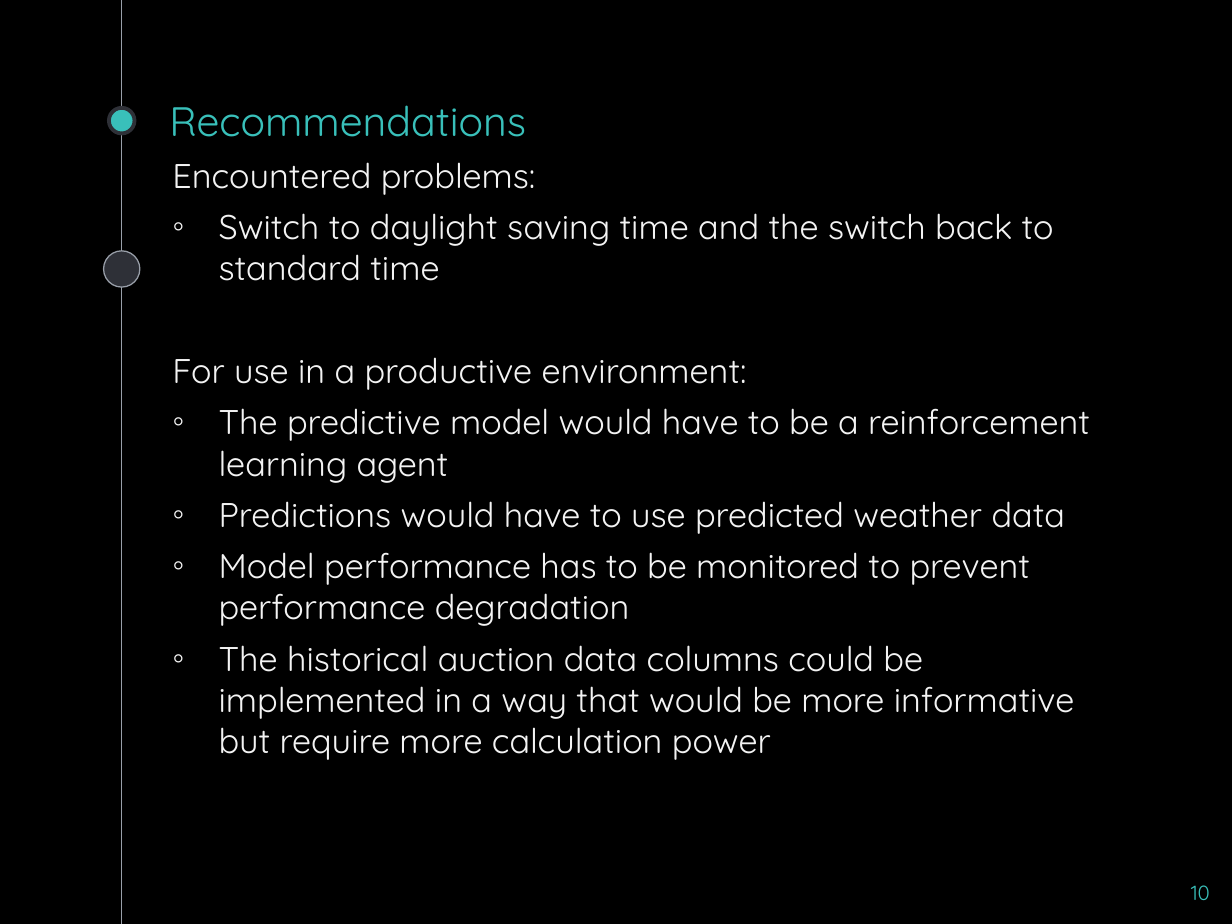
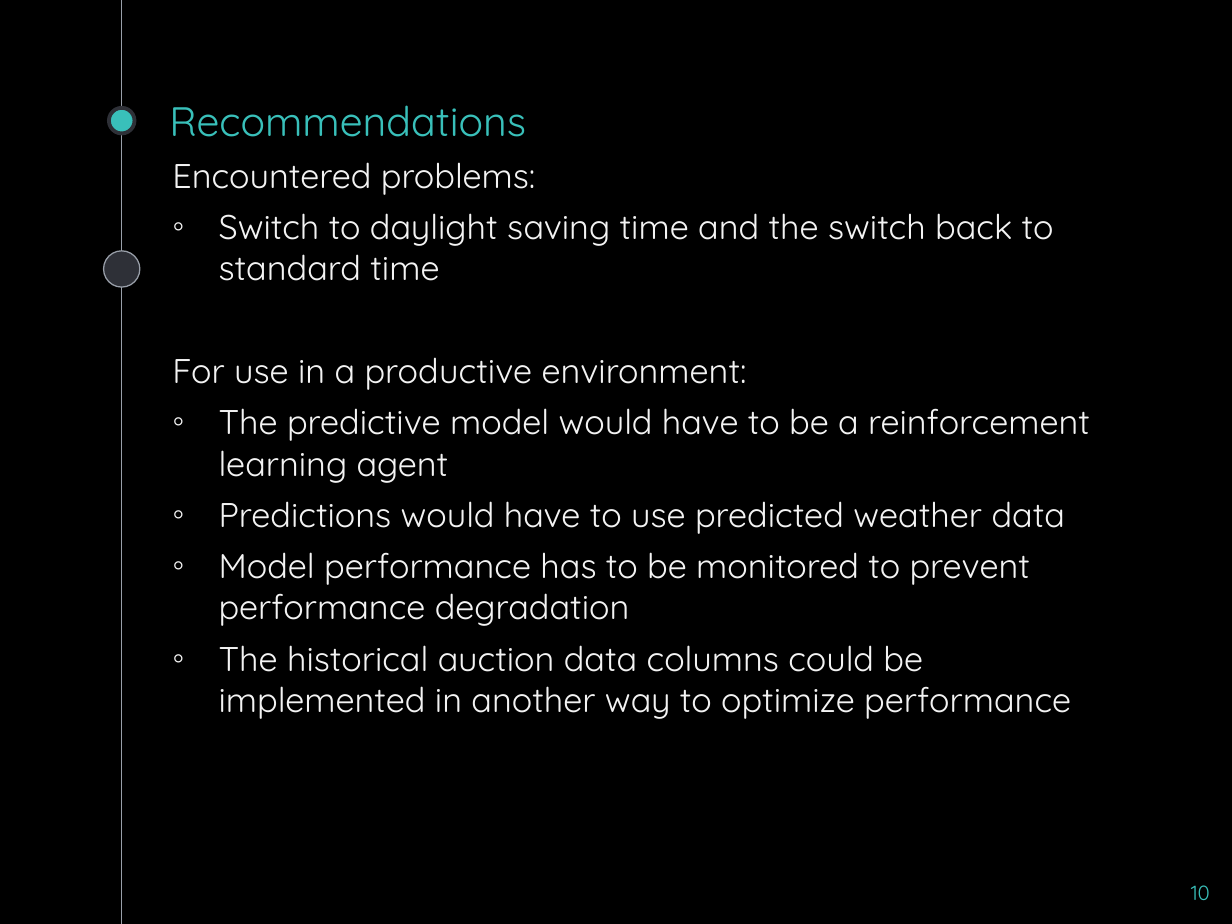
Before and after one commit to jweyers2/learningMachineLearning, a slide deck: slide 10 of 9 Documents/Presentation/AAA_presentation.pptx. Drawn at 1232x924 pixels with LibreOffice and Linux fonts; fonts in the diff are those of the drawing. Boxes give left, top, right and bottom in pixels: in the first picture for what was removed or moved away, otherwise in the second. Text is boxed around its words. In the diff, an @@ line names an element or a change of style, - is before the commit and + after.

```diff
--- a/9 Documents/Presentation/AAA_presentation.pptx
+++ b/9 Documents/Presentation/AAA_presentation.pptx
@@ text at bbox=[219, 645, 1071, 719]: text changed @@
-◦ The historical auction data columns could be implemented in a way that would be more informative but require more calculation power
+◦ The historical auction data columns could be implemented in another way to optimize performance
```
